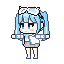
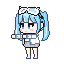
Two versions of the same layered image (64x64). Layer-by-layer changes:
painted on "Tabi_L_hand" over [22, 34, 50, 39]
painted on "Tabi_L_arm" over [30, 34, 42, 39]
